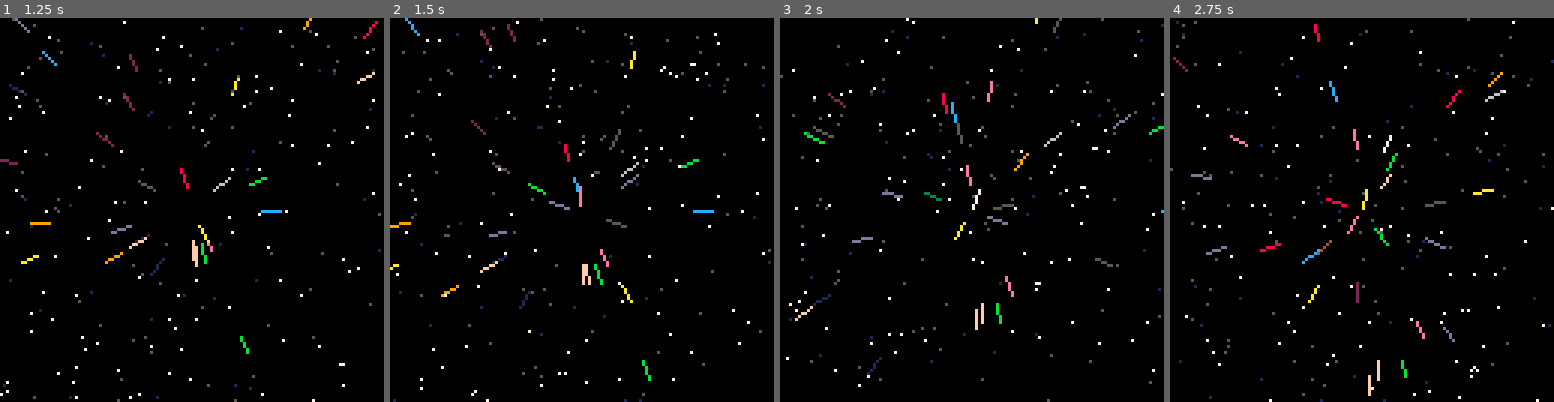
Above: before the commit, frames 1-4 (left to right).
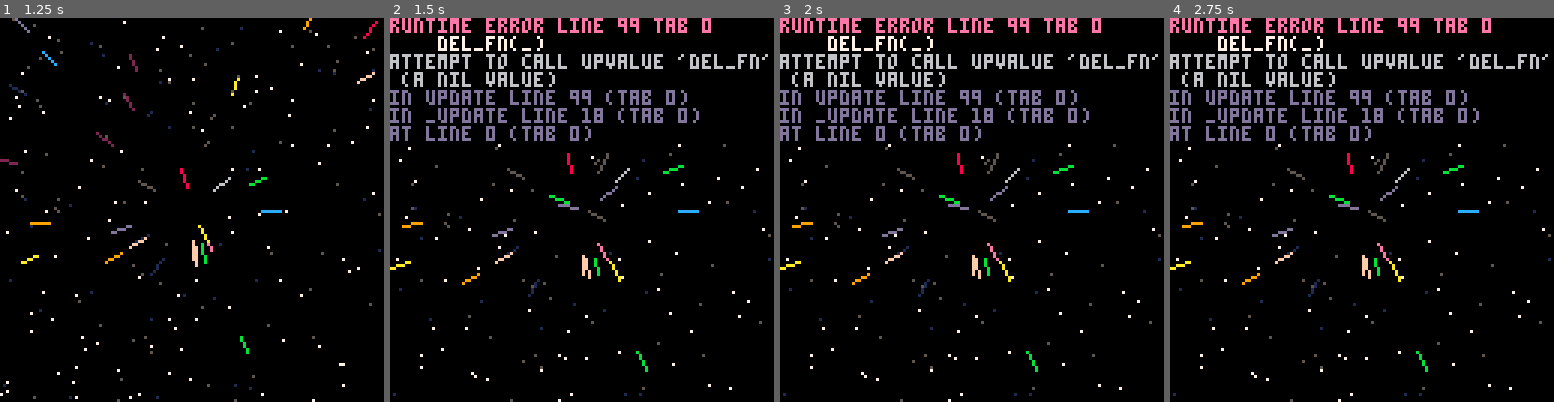
Above: after the commit, the same moments.

Repository: joeyday/pico8-projects
Game: PICO-8 cartridge particles.p8
Same seed, same stepped clock (60 frames per second), same inputs: the game is played once before the commit and once after it.
Inputs:
- Up to frame 1 (1.25 s): no input
- Up to frame 2 (1.5 s): no input
- Up to frame 3 (2 s): no input
- Up to frame 4 (2.75 s): no input

Frame 1 is identical in both runs. In frame 2, 10% of the frame differs, in the area x 0-100%, y 0-100%; in frame 3, 10%; in frame 4, 11%.
Error after the commit: runtime error line 99 tab 0; del_fn(_); attempt to call upvalue 'del_fn' (a nil value)

Commit message:
Update particles.p8

Diff:
--- a/particles.p8
+++ b/particles.p8
@@ -8,11 +8,11 @@
 	particles = {}
 
 	for i = 1, 200 do
-		add(particles, star(delstar))
+		add(particles, star(del_star))
 	end
 
 	for i = 1, 30 do
-		add(particles, laser(dellaser))
+		add(particles, laser(del_laser))
 	end
 end
 
@@ -31,18 +31,18 @@
 end
 
 -- delete functions
-function delstar(s)
+function del_star(s)
 	del(particles, s)
 	add(particles, star(delstar, -1))
 end
 
-function dellaser(l)
+function del_laser(l)
 	del(particles, l)
 	add(particles, laser(dellaser))
 end
 -->8
 -- lasers
-function laser(delfn)
+function laser(del_fn)
 	-- speed and direction
 	local velocity = rnd(2.5) + 0.5
 	local angle = rnd(1)
@@ -71,7 +71,7 @@
 			y2 += dy
 
 			if x1 <= -1 or x1 >= 128 or y1 <= -1 or y1 >= 128 then
-				delfn(_)
+				del_fn(_)
 			end
 		end,
 
@@ -82,7 +82,7 @@
 end
 -->8
 -- stars
-function star(delfn, y)
+function star(del_fn, y)
 	-- position
 	local	x = rnd(128)
 	local	y = y or rnd(128)
@@ -99,7 +99,7 @@
 			y += dy
 
 			if y >= 128 then
-				delfn(_)
+				del_fn(_)
 			end
 		end,
 
